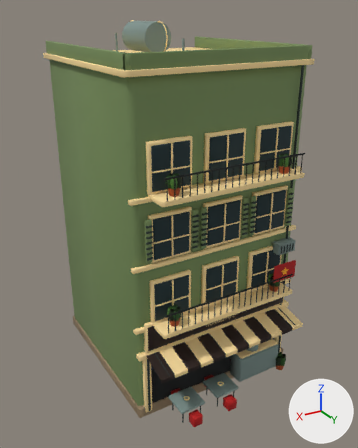
One commit to the FBX model Assets/PhoViet/Art/Streets/PV_StreetShop06.fbx: the scene before it, then after it.
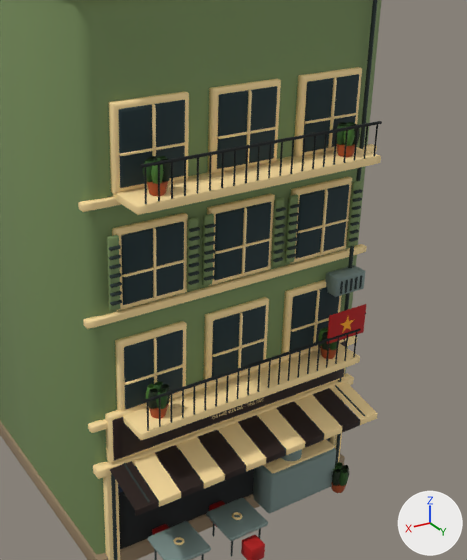
There are two pictures of each version: one whole from a 50 mm lens placed at (10.66, 18.44, 15.58), pointed at (0.26, 1.1, 6.92), one close up on the part from 23% to 99% of the width and 18% to 91% of the height. The axes (+X, +Y, +Z) are drawn at lower right. The lights are the same throughout. The older version's two pictures come first. Objects named as collision shapes, trigger or cutter boxes, shadow casters or lower levels of detail are left out. Where no turn or scale is listed for an object, it has been applied to the vertices. Vertices at exactly the same position are counted once.

Objects in the first close-up: 'PV_StreetShop06_LOD0'.
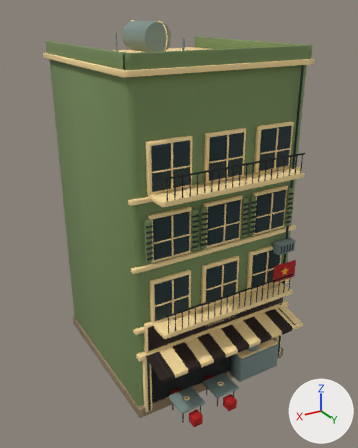
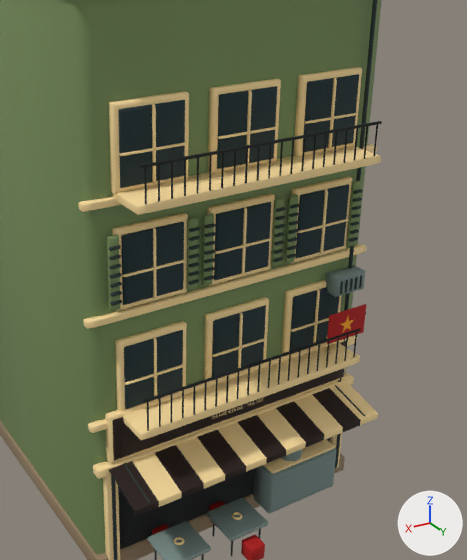
What differs and where, as boxes [x1, y1, x2, y2] in the close-ups (467 x 560 px; the box of a moved part takes in the faces that stretch with it):
part 1 of me_pv_streetshop06_lod0_003, deleted: before [143, 122, 360, 493]
part 2 of me_pv_streetshop06_lod0_003, moved or reshaped: before [110, 382, 378, 516]; after [109, 382, 378, 516]

What the commit changed:
me_pv_streetshop06_lod0_003 is used by ob_pv_streetshop06_lod0; location (0.0, 0.0, 0.0).
me_pv_streetshop06_lod0_003 had 10597 vertices, 8180 faces and spanned x -4.0..4.0, y -4.0..5.9, z 0.0..15.2.
me_pv_streetshop06_lod0_003 now has 10065 vertices, 7890 faces and spans x -4.0..4.0, y -4.0..5.9, z 0.0..15.2.
me_pv_streetshop06_lod0_003 part 1: 30 loose pieces with 530 vertices, spanning x -3.3..2.8, y 4.2..5.1, z 0.2..10.5, are deleted.
Part 2, on me_pv_streetshop06_lod0_003:
10 vertices are removed from x -3.2..-2.8, y 4.7..5.0, z 0.4..1.0.
224 faces are deleted.
26 vertices are added at x -3.6..3.6, y 4.1..5.4, z 2.8..3.1.
22 new vertices lie (0.6, 0.0, 0.0) away from vertices in x -3.6..2.4, y 4.1, z 3.1.
284 new faces join them.
Other edits to the shape of me_pv_streetshop06_lod0_003 do not show in these pictures.
